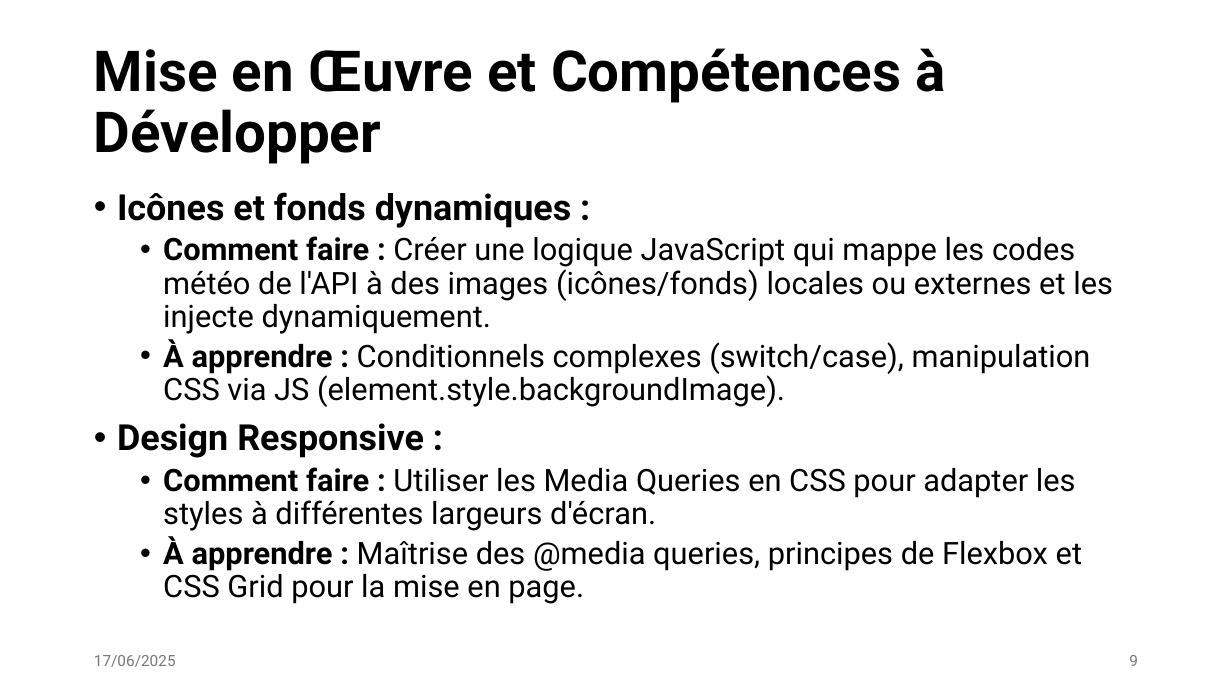
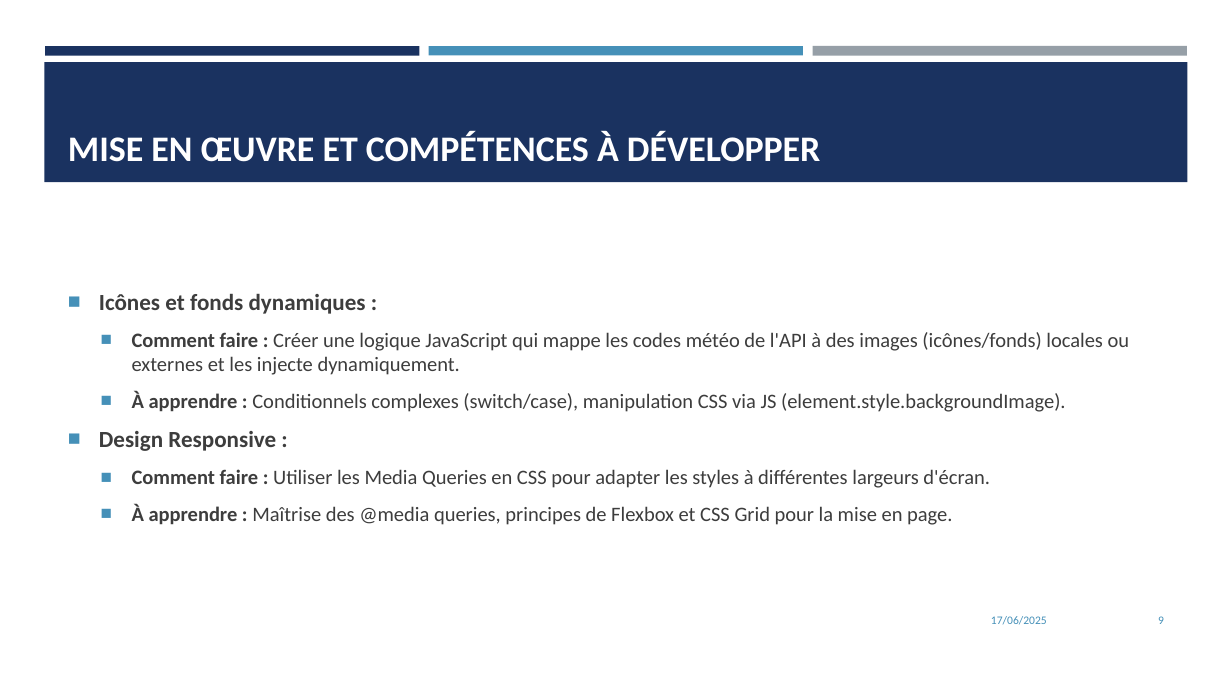
Before and after one commit to ualtas/meteoscope, a slide deck: slide 9 of meteoscop.pptx. Drawn at 1232x693 pixels with LibreOffice and Linux fonts; fonts in the diff are those of the drawing. Boxes give left, top, right and bottom in pixels: in the first picture for what was removed or moved away, otherwise in the second. Text is boxed around its words. In the diff, an @@ line names an element or a change of style, - is before the commit and + after.

```diff
--- a/meteoscop.pptx
+++ b/meteoscop.pptx
@@ rectangle added at box(45, 46, 420, 55), fill #1A3260 @@
@@ rectangle added at box(429, 46, 803, 55), fill #4590B8 @@
@@ rectangle added at box(812, 46, 1187, 56), fill #969FA7 @@
@@ rectangle added at box(44, 62, 1188, 182), fill #1A3260 @@
@@ title "MISE EN ŒUVRE ET COMPÉTENCES ..." at box(68, 131, 821, 162): vertical alignment middle to bottom @@
@@ title at box(68, 131, 821, 162): text changed; size 44 to 28 pt; font Roboto to Calibri; text colour #000000 to #FFFFFF @@
-Mise en Œuvre et Compétences à Développer
+MISE EN ŒUVRE ET COMPÉTENCES À DÉVELOPPER
@@ text "Icônes et fonds dynamiques :": place and size @@
-text "Icônes et fonds dynamiques :" at box(117, 192, 1113, 604)
+text "Icônes et fonds dynamiques :" at box(99, 294, 1130, 525)
@@ text "Icônes et fonds dynamiques :" at box(99, 294, 1130, 525): size 28 to 18 pt in "Icônes et fonds dynamiques :", "Design Responsive :"; font Roboto to Calibri, text colour #000000 to #3D3D3D, size 24 to 16 pt; bullet • to ■; line spacing 0.9 to 1; more space between paragraphs; vertical alignment top to middle @@
@@ text "17/06/2025": place and size @@
-text "17/06/2025" at box(94, 655, 176, 667)
+text "17/06/2025" at box(991, 616, 1047, 625)
@@ text "17/06/2025" at box(991, 616, 1047, 625): size 12 to 9 pt, font Roboto to Calibri, text colour #797979 to #4590B8; alignment left to right @@
@@ page number: place and size @@
-page number at box(1129, 655, 1138, 666)
+page number at box(1158, 616, 1164, 624)
@@ page number at box(1158, 616, 1164, 624): size 12 to 9 pt, font Roboto to Calibri, text colour #797979 to #4590B8 @@
```
Also in this commit, not shown: 10 other slides changed.
